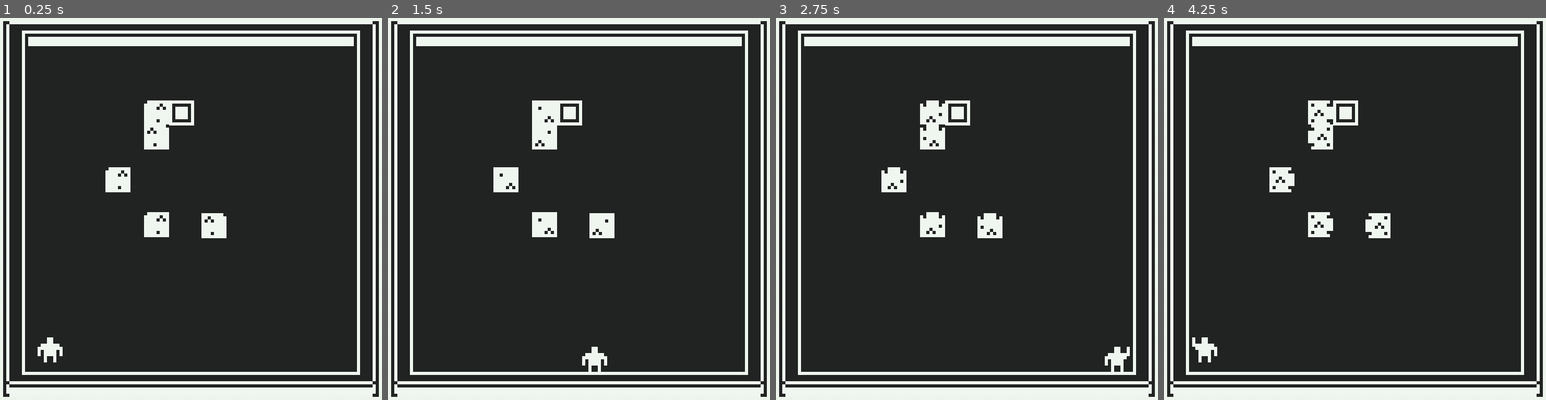
Above: before the commit, frames 1-4 (left to right).
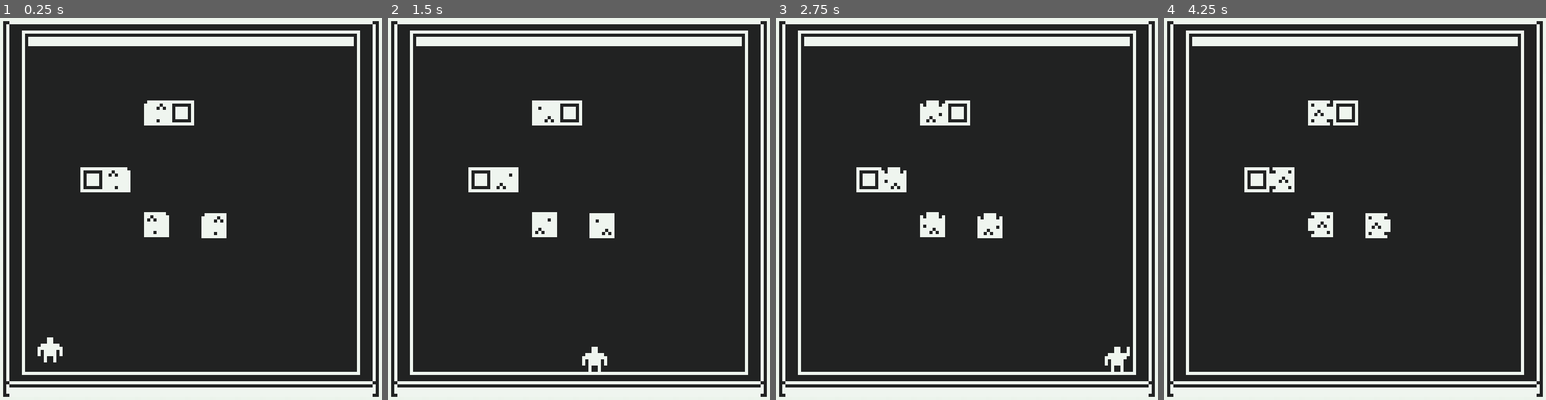
Above: after the commit, the same moments.

Repository: pageSwanson/library-game-series
Game: Godot game, scene res://Planet_0.tscn
Same seed, same stepped clock (60 frames per second), same inputs: the game is played once before the commit and once after it.
Inputs:
- Up to frame 1 (0.25 s): no input
- Up to frame 2 (1.5 s): hold Right (move_right) 0.53-1.28 s; hold Down (move_down) from 1.28 s (still down)
- Up to frame 3 (2.75 s): release Down (move_down) at 2.03 s; hold Right (move_right) from 2.03 s (still down)
- Up to frame 4 (4.25 s): release Right (move_right) at 2.78 s; hold Up (move_up) 2.78-3.53 s; hold Left (move_left) from 3.53 s (still down)

The runs differ from the first frame. In frame 1, 0.9% of the frame differs, in the area x 21-60%, y 27-57%; in frame 2, 0.8%; in frame 3, 0.8%; in frame 4, 1.2%, in the area x 7-60%, y 27-91%.

Commit message:
branch for 31_03 game changes and progress (moving boxes)

Diff:
--- a/space-game/Castaway.gd
+++ b/space-game/Castaway.gd
@@ -2,7 +2,7 @@
 
 signal hit
 
-# Declare member variables here. Examples:
+# Declare member variables here
 export var speed : int = 200 # how fast the character moves across screen (pixels / s)
 var game_window_size : Vector2
 
@@ -22,7 +22,7 @@
 	game_window_size = get_viewport_rect().size
 
 func _physics_process(delta : float) -> void:
-	var velocity = Vector2(0, 0)
+	var velocity : = Vector2(0, 0)
 	if Input.is_action_pressed("move_down"):
 		velocity.y = velocity.y + 1
 	elif Input.is_action_pressed("move_left"):
@@ -44,8 +44,11 @@
 
 	move_and_slide(velocity * speed)
 	for i in get_slide_count():
-		var collision_layer : int = get_slide_collision(i).collider.get_collision_layer()
+		var collided_with : = get_slide_collision(i).collider
+		var collision_layer : int = collided_with.get_collision_layer()
 		if collision_layer == 0b100:
 			hide()
 			$CollisionShape2D.set_deferred("disabled", true)
 			emit_signal("hit")
+		if collision_layer == 0b1000:
+			collided_with.push(velocity * (speed / 2))
--- a/space-game/Castaway.tscn
+++ b/space-game/Castaway.tscn
@@ -9,11 +9,6 @@
 
 [sub_resource type="SpriteFrames" id=1]
 animations = [ {
-"frames": [ ExtResource( 5 ), ExtResource( 6 ) ],
-"loop": true,
-"name": "idle",
-"speed": 2.0
-}, {
 "frames": [ ExtResource( 2 ) ],
 "loop": true,
 "name": "right",
@@ -23,6 +18,11 @@
 "loop": true,
 "name": "up",
 "speed": 5.0
+}, {
+"frames": [ ExtResource( 5 ), ExtResource( 6 ) ],
+"loop": true,
+"name": "idle",
+"speed": 2.0
 }, {
 "frames": [ ExtResource( 5 ) ],
 "loop": true,
@@ -40,6 +40,7 @@
 
 [node name="Castaway" type="KinematicBody2D"]
 position = Vector2( 304, 313 )
+collision_mask = 15
 script = ExtResource( 3 )
 __meta__ = {
 "_edit_group_": true
--- /dev/null
+++ b/space-game/MovableObstacle.gd
@@ -0,0 +1,11 @@
+extends KinematicBody2D
+
+func push(velocity : Vector2) -> void:
+	move_and_slide(velocity)
+
+func set_position(input_position : Vector2) -> void:
+	position = input_position
+
+# Called when the node enters the scene tree for the first time.
+func _ready():
+	pass # Replace with function body.
--- /dev/null
+++ b/space-game/MovableObstacle.tscn
@@ -0,0 +1,9 @@
+[gd_scene load_steps=3 format=2]
+
+[ext_resource path="res://Obstacle.tscn" type="PackedScene" id=1]
+[ext_resource path="res://MovableObstacle.gd" type="Script" id=2]
+
+[node name="MovableObstacle" instance=ExtResource( 1 )]
+collision_layer = 8
+collision_mask = 15
+script = ExtResource( 2 )
--- a/space-game/Obstacle.tscn
+++ b/space-game/Obstacle.tscn
@@ -29,6 +29,8 @@
 extents = Vector2( 11, 11 )
 
 [node name="Obstacle" type="KinematicBody2D"]
+collision_layer = 2
+collision_mask = 9
 __meta__ = {
 "_edit_group_": true
 }
--- a/space-game/Planet_0.gd
+++ b/space-game/Planet_0.gd
@@ -7,16 +7,11 @@
 
 func initialize() -> void:
 	$Castaway.initialize($StartPosition.position)
+	$MovableObstacle.set_position($MoveableObstaclePosition.position)
 
 # Called when the node enters the scene tree for the first time.
 func _ready():
 	initialize()
 
-
-# Called every frame. 'delta' is the elapsed time since the previous frame.
-#func _process(delta):
-#	pass
-
-
-func _on_Castaway_hit():
+func _on_castaway_hit():
 	initialize()
--- a/space-game/Planet_0.tscn
+++ b/space-game/Planet_0.tscn
@@ -12,6 +12,7 @@
 [ext_resource path="res://art/tile_0017.png" type="Texture" id=10]
 [ext_resource path="res://art/tile_0160.png" type="Texture" id=11]
 [ext_resource path="res://SlimeObstacle.tscn" type="PackedScene" id=12]
+[ext_resource path="res://MovableObstacle.tscn" type="PackedScene" id=13]
 
 [sub_resource type="ConvexPolygonShape2D" id=1]
 points = PoolVector2Array( 0, 0, 8, 0, 8, 8, 0, 8 )
@@ -223,22 +224,31 @@
 z_index = -1
 tile_set = SubResource( 3 )
 cell_size = Vector2( 8, 8 )
+collision_layer = 2
+collision_mask = 9
 format = 1
 tile_data = PoolIntArray( 0, 7, 0, 1, 7, 0, 2, 7, 0, 3, 7, 0, 4, 7, 0, 5, 7, 0, 6, 7, 0, 7, 7, 0, 8, 7, 0, 9, 7, 0, 10, …(3875 unchanged characters)…
 
 [node name="SlimeObstacle" parent="." instance=ExtResource( 12 )]
 position = Vector2( 171, 112 )
+collision_mask = 1
 
 [node name="SlimeObstacle2" parent="." instance=ExtResource( 12 )]
-position = Vector2( 171, 135 )
+position = Vector2( 171, 219 )
+collision_mask = 1
 
 [node name="SlimeObstacle3" parent="." instance=ExtResource( 12 )]
-position = Vector2( 171, 219 )
+position = Vector2( 226, 220 )
+collision_mask = 1
 
 [node name="SlimeObstacle4" parent="." instance=ExtResource( 12 )]
-position = Vector2( 226, 220 )
-
-[node name="SlimeObstacle5" parent="." instance=ExtResource( 12 )]
 position = Vector2( 134, 176 )
+collision_mask = 1
+
+[node name="MovableObstacle" parent="." instance=ExtResource( 13 )]
+position = Vector2( 110, 176 )
+
+[node name="MoveableObstaclePosition" type="Position2D" parent="."]
+position = Vector2( 110, 176 )
 
 [connection signal="hit" from="Castaway" to="." method="_on_Castaway_hit"]
--- a/space-game/SlimeObstacle.gd
+++ b/space-game/SlimeObstacle.gd
@@ -1,10 +1,4 @@
 extends KinematicBody2D
-
-
-# Declare member variables here. Examples:
-# var a = 2
-# var b = "text"
-
 
 # Called when the node enters the scene tree for the first time.
 func _ready():
@@ -13,7 +7,3 @@
 	$AnimatedSprite.play("slime")
 	# use a coin-toss probability distribution to decide whether to flip the texture
 	$AnimatedSprite.flip_h = randf() > 0.5 # generate a floating point number between 0 and 1, test if above 0.5
-
-# Called every frame. 'delta' is the elapsed time since the previous frame.
-#func _process(delta):
-#	pass
--- a/space-game/project.godot
+++ b/space-game/project.godot
@@ -50,6 +50,13 @@
  ]
 }
 
+[layer_names]
+
+2d_physics/layer_1="Castaway"
+2d_physics/layer_2="Obstacle"
+2d_physics/layer_3="Slime"
+2d_physics/layer_4="MovableObstacle"
+
 [physics]
 
 common/enable_pause_aware_picking=true
Not shown: 1 places in space-game/Planet_0.tscn that only renumber resources
